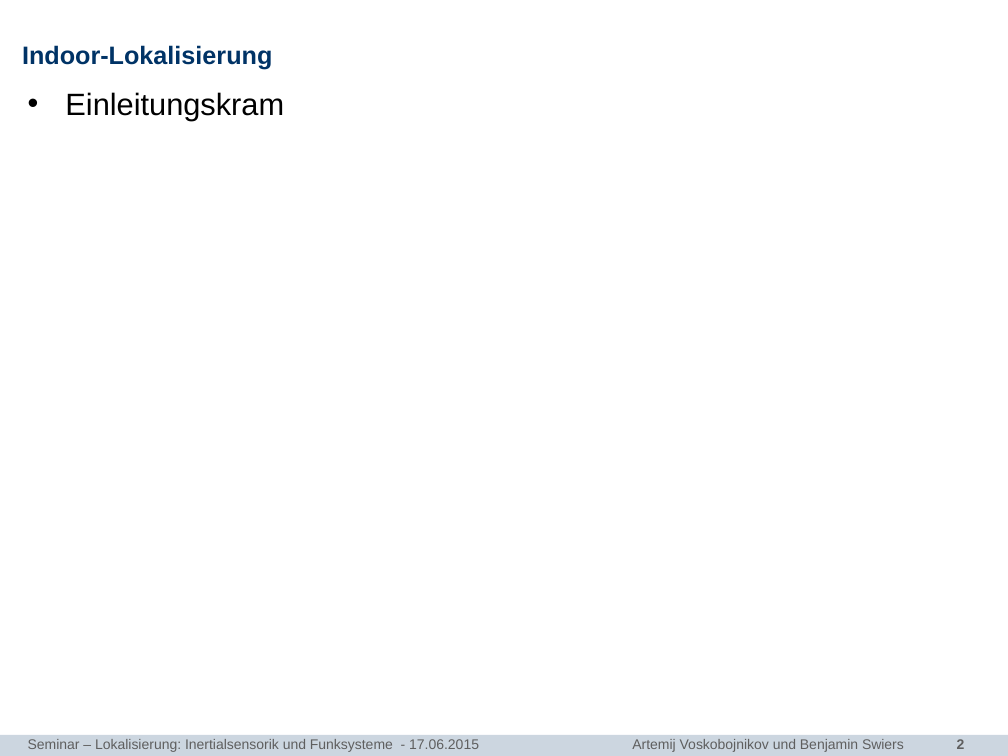
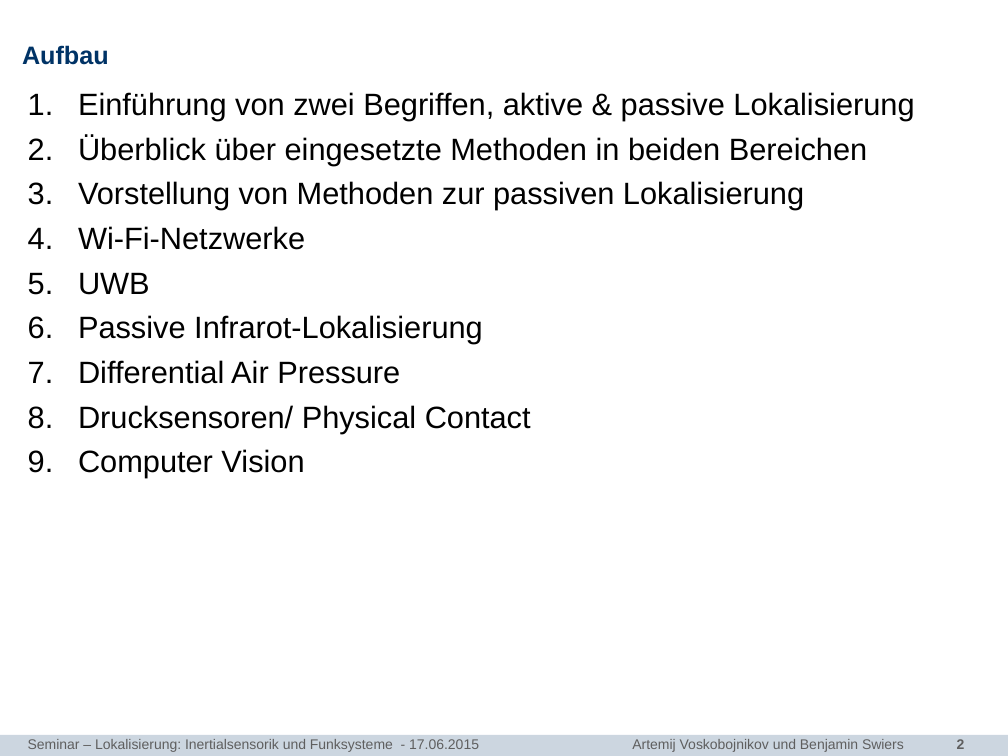
Before and after one commit to bennySwiers/Ausarbeitung-Seminar-TI, a slide deck: slide 2 of Vortrag/Seminar_TI_Sensorlose_Lokalisierung.pptx. Drawn at 1008x756 pixels with LibreOffice and Linux fonts; fonts in the diff are those of the drawing; background and template pictures are left out. Boxes give left, top, right and bottom in pixels: in the first picture for what was removed or moved away, otherwise in the second. Text is boxed around its words. In the diff, an @@ line names an element or a change of style, - is before the commit and + after.

Commit message:
bla

```diff
--- a/Vortrag/Seminar_TI_Sensorlose_Lokalisierung.pptx
+++ b/Vortrag/Seminar_TI_Sensorlose_Lokalisierung.pptx
@@ title at <box>22,45,109,65</box>: text changed @@
-Indoor-Lokalisierung
+Aufbau
@@ text at <box>78,92,914,478</box>: text changed @@
-• Einleitungskram
+1. Einführung von zwei Begriffen, aktive & passive Lokalisierung
+2. Überblick über eingesetzte Methoden in beiden Bereichen
+3. Vorstellung von Methoden zur passiven Lokalisierung
+4. Wi-Fi-Netzwerke
+5. UWB
+6. Passive Infrarot-Lokalisierung
+7. Differential Air Pressure
+8. Drucksensoren/ Physical Contact
+9. Computer Vision
```
Also in this commit, not shown: 7 other slides changed, 6 slides added.
